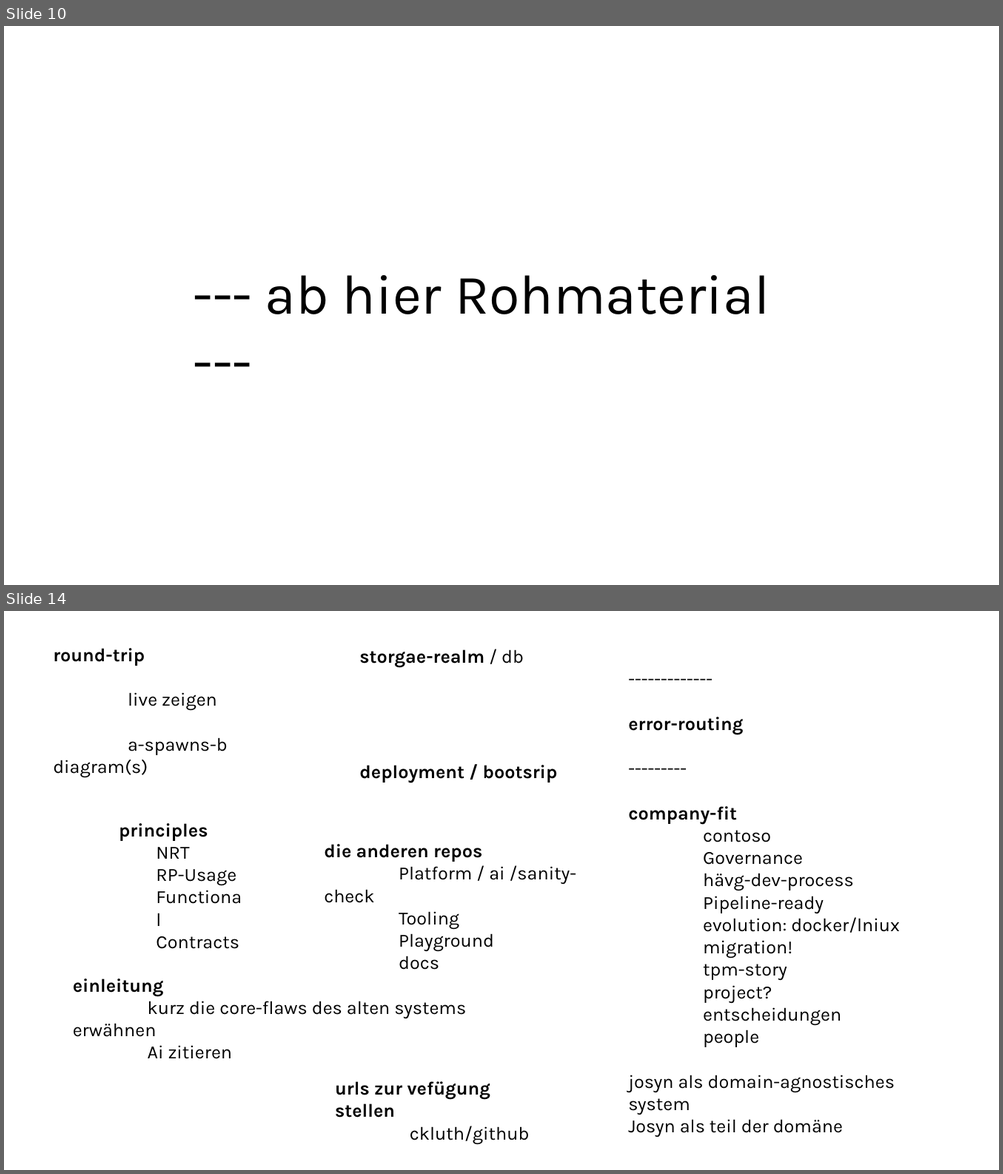
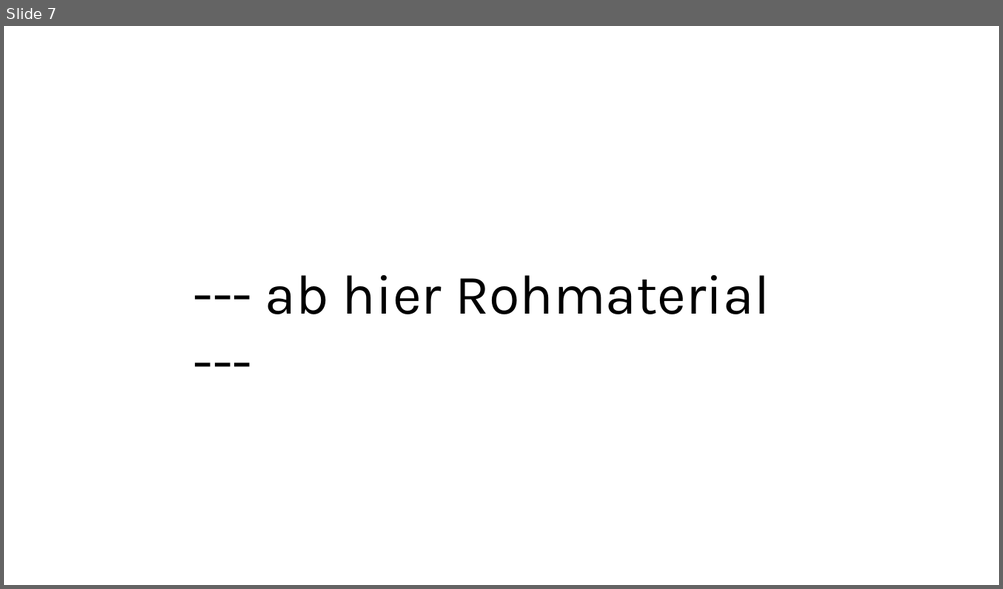
Before and after one commit to ckluth/josyn-platform, a slide deck: josyn-intro.pptx. Shown one above the other, each under a label of ours: slides 10 and 14 before the commit, slide 7 after it; the slides between them are not shown. The pictures are 1003x1174 and 1003x589 pixels, drawn with LibreOffice and Linux fonts; fonts in the diff are those of the drawing. Boxes give left, top, right and bottom in pixels: in the first picture for what was removed or moved away, otherwise in the second. Text is boxed around its words. In the diff, an @@ line names an element or a change of style, - is before the commit and + after.

```diff
--- a/josyn-intro.pptx
+++ b/josyn-intro.pptx
@@ slide 14 removed at (x1=4, y1=611, x2=999, y2=1170), background #FFFFFF @@
@@ text removed at (x1=53, y1=648, x2=227, y2=777) @@
-round-trip
-live zeigen
-a-spawns-b diagram(s)
@@ text removed at (x1=359, y1=649, x2=523, y2=668) @@
-storgae-realm / db
@@ text removed at (x1=628, y1=717, x2=899, y2=1133) @@
--------------
-error-routing
----------
-company-fit
-contoso
-Governance
-hävg-dev-process
-Pipeline-ready
-evolution: docker/lniux
-migration!
-tpm-story
-project?
-entscheidungen
-people
-josyn als domain-agnostisches system
-Josyn als teil der domäne
@@ text removed at (x1=359, y1=765, x2=558, y2=783) @@
-deployment / bootsrip
@@ text removed at (x1=119, y1=823, x2=239, y2=949) @@
-principles
-  NRT
-  RP-Usage
-  Functional
-  Contracts
@@ text removed at (x1=324, y1=844, x2=577, y2=952) @@
-die anderen repos
-Platform / ai /sanity-check
-Tooling
-Playground
-docs
@@ text removed at (x1=73, y1=979, x2=466, y2=1059) @@
-einleitung
-kurz die core-flaws des alten systems erwähnen
-Ai zitieren
@@ text removed at (x1=335, y1=1082, x2=529, y2=1145) @@
-urls zur vefügung stellen
-ckluth/github
@@ what was slide 10 is now slide 7 @@
```
Also in this commit, not shown: 5 slides changed, 1 slide added, 5 other slides removed.
